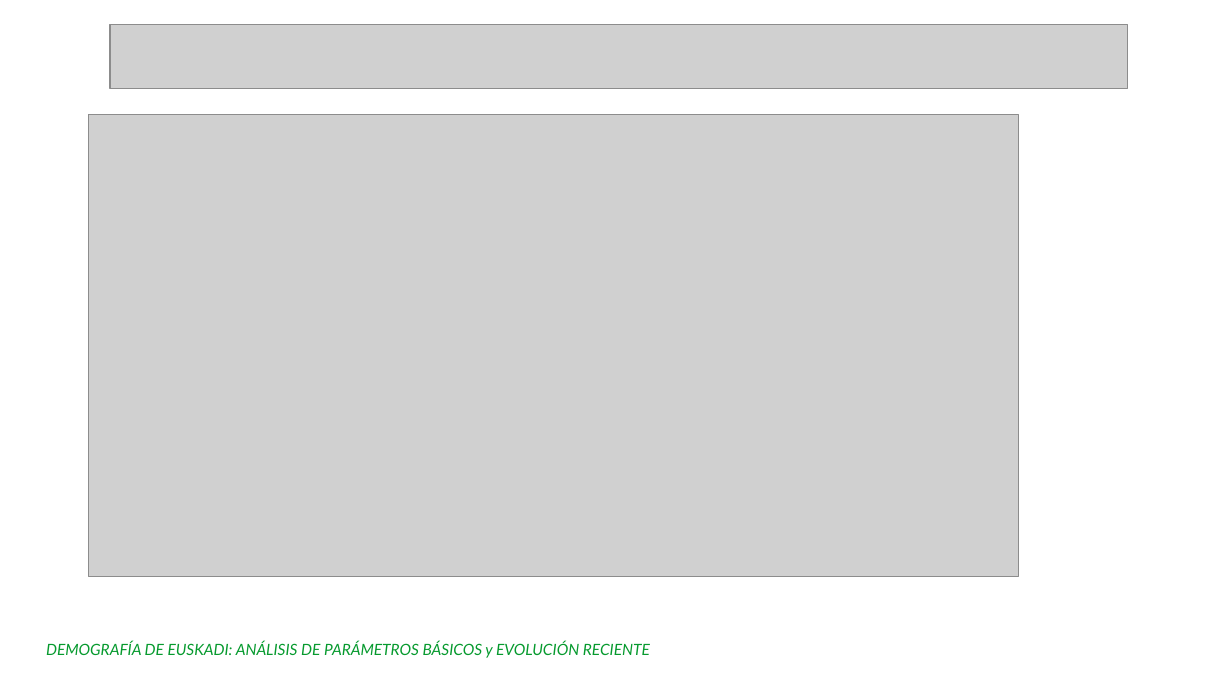
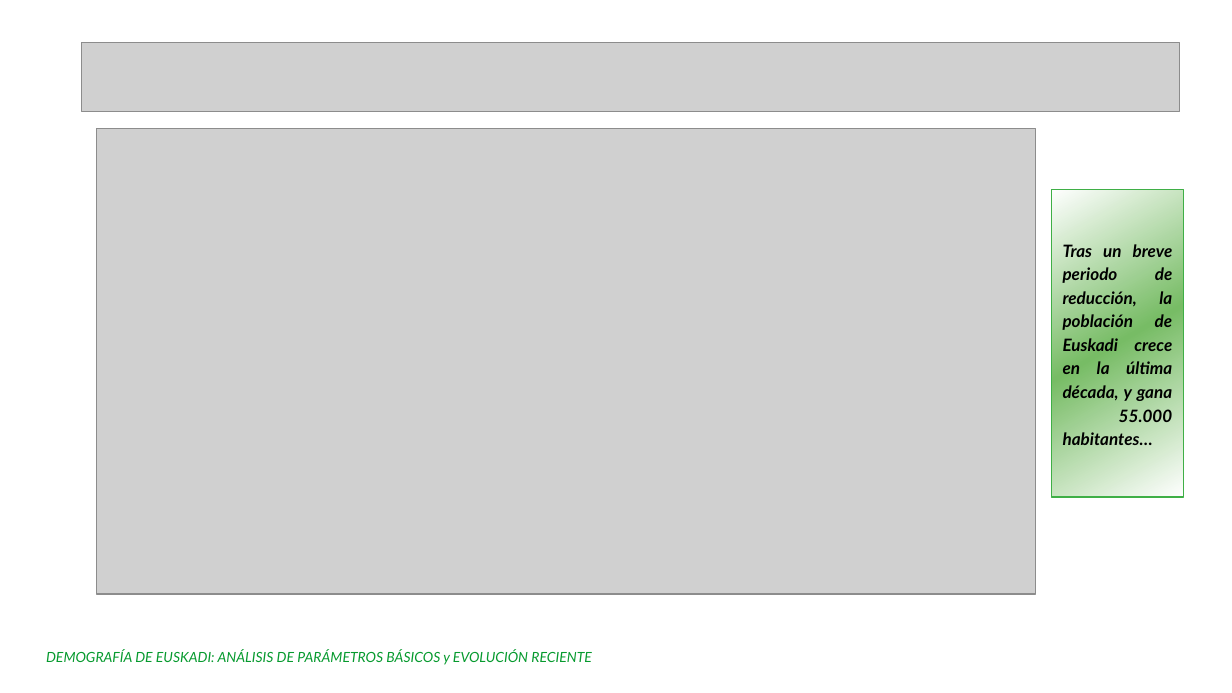
Before and after one commit to Leire2026/EDA, a slide deck: slide 7 of Presentacion_EDA.ppt (slide 8 before the commit). Drawn at 1232x693 pixels with LibreOffice and Linux fonts; fonts in the diff are those of the drawing; grey boxes stand for pictures; background and template pictures are left out. Boxes give left, top, right and bottom in pixels: in the first picture for what was removed or moved away, otherwise in the second. Text is boxed around its words. In the diff, an @@ line names an element or a change of style, - is before the commit and + after.

```diff
--- a/Presentacion_EDA.ppt
+++ b/Presentacion_EDA.ppt
@@ picture: place and size @@
-picture at [110,25,1128,88]
+picture at [82,42,1179,111]
@@ picture: place and size @@
-picture at [88,115,1018,577]
+picture at [97,129,1036,595]
@@ rectangle added at [1052,189,1184,497], fill gradient #FFFFFF to #77BC65, outline #3FAF46 0.74 pt, 11 pt, text #000000, bold, italic @@
+Tras un breve periodo de reducción, la población de Euskadi crece en la última década, y gana 55.000 habitantes…
@@ text "DEMOGRAFÍA DE EUSKADI: ANÁLISIS DE ...": place and size @@
-text "DEMOGRAFÍA DE EUSKADI: ANÁLISIS DE ..." at [46,641,650,658]
+text "DEMOGRAFÍA DE EUSKADI: ANÁLISIS DE ..." at [46,650,592,665]
@@ text "DEMOGRAFÍA DE EUSKADI: ANÁLISIS DE ..." at [46,650,592,665]: size 10 to 9 pt @@
```
Also in this commit, not shown: 10 other slides changed, 5 slides added, 3 slides removed, 2 other files.
